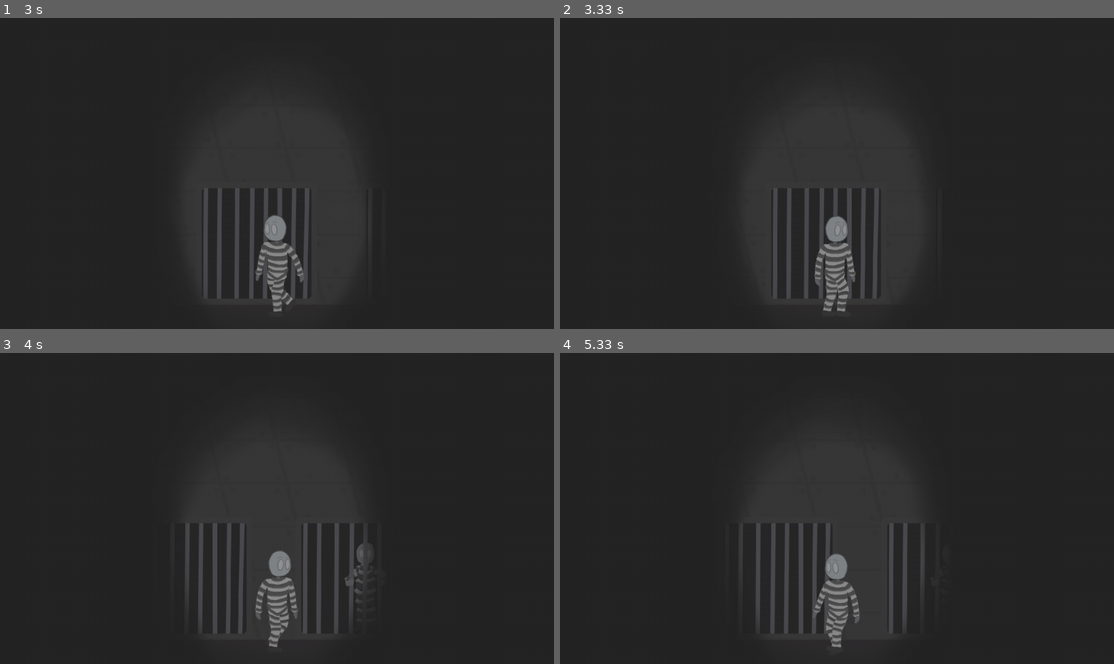
Above: before the commit, frames 1-4 (two rows, left to right).
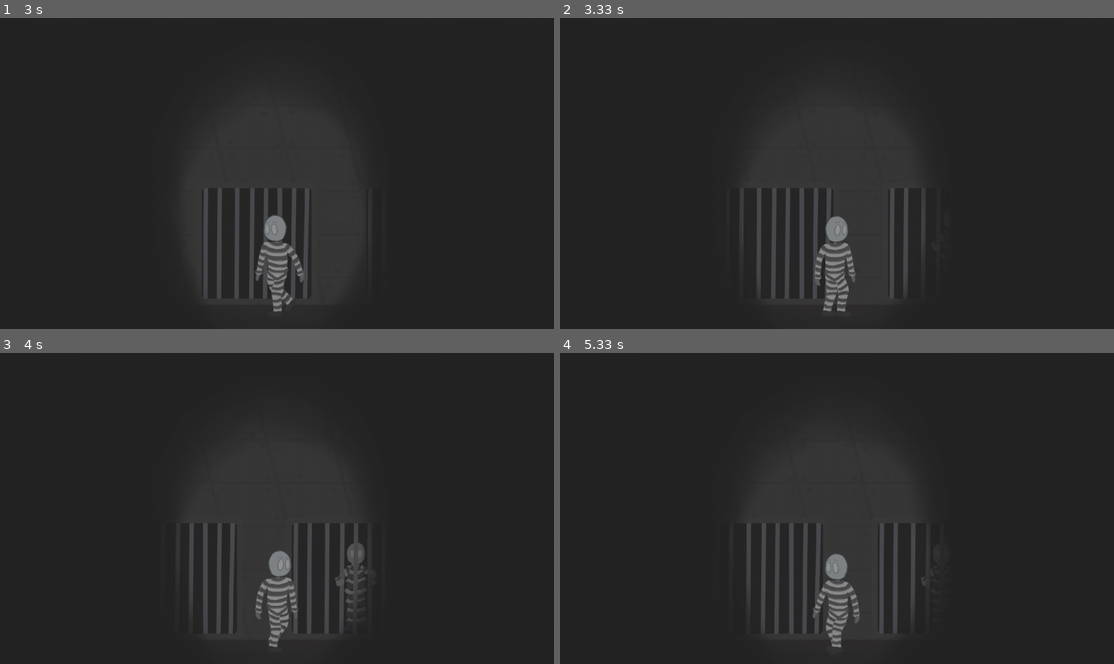
Above: after the commit, the same moments.

Repository: v-like-engine/the-cage-of-mage-pygame
Game: pygame game, started from start_game.py
Same seed, same stepped clock (60 frames per second), same inputs: the game is played once before the commit and once after it.
Inputs (mouse positions are in pixels of both pictures, inside the frame that each line leads up to):
- Up to frame 1 (3 s): click (454, 126) at 0.38 s; hold Left 0.67-1.2 s; move the mouse to (265, 210) at 0.7 s; hold Left 1.23-1.63 s; hold Up 1.67-2.03 s; hold Right 2.07-2.7 s; hold Left from 2.73 s (still down)
- Up to frame 2 (3.33 s): release Left at 3.2 s; hold Shift from 3.23 s (still down); hold Right from 3.23 s (still down)
- Up to frame 3 (4 s): release Shift at 3.7 s; release Right at 3.7 s; hold Right from 3.73 s (still down)
- Up to frame 4 (5.33 s): release Right at 4.2 s; hold Up 4.23-4.53 s; hold Right 4.57-5.03 s; hold Left from 5.07 s (still down)

Frame 1 is identical in both runs. In frame 2, 1.6% of the frame differs, in the area x 35-63%, y 54-91%; in frame 3, 3.6%; in frame 4, 3.7%, in the area x 32-66%, y 54-91%.

Commit message:
Make the prologue end when finished the travel

Diff:
--- a/background_sprites.py
+++ b/background_sprites.py
@@ -23,9 +23,9 @@
         pygame.draw.rect(self.image, pygame.Color('black'), (move_x, move_y, move_x + x, move_y + y))
         self.image.set_alpha(0)
 
-    def move_frame(self, x_diff, ydiff):
+    def move_frame(self, x_diff, y_diff):
         self.rect.x += x_diff
-        self.rect.y += ydiff
+        self.rect.y += y_diff
 
 
 class Decoration(pygame.sprite.Sprite):
@@ -36,6 +36,6 @@
             self.image = pygame.transform.scale(self.image, size)
         self.rect = self.image.get_rect().move(move_x, move_y)
 
-    def move_frame(self, x_diff, ydiff):
+    def move_frame(self, x_diff, y_diff):
         self.rect.x += x_diff
-        self.rect.y += ydiff
+        self.rect.y += y_diff
--- a/door_load.py
+++ b/door_load.py
@@ -10,6 +10,7 @@
         self.y = y
         self.simple_image = load_image('door_frame.png')
         self.opened = load_image('door1.png')
+        self.simple_image = pygame.transform.scale(self.simple_image, (40, 320))
         self.image = self.simple_image
         self.w = self.image.get_width()
         self.h = self.image.get_height()
@@ -19,5 +20,15 @@
         self.is_opened = False
 
     def open(self):
-        self.image = self.opened
-        self.is_opened = True
+        if not self.is_opened:
+            self.image = self.opened
+        else:
+            self.image = self.simple_image
+        self.is_opened = not self.is_opened
+        print(self.is_opened)
+
+    def move_frame(self, x_diff, y_diff):
+        self.rect.x += x_diff
+        self.rect.y += y_diff
+        self.x = self.rect.x
+        self.y = self.rect.y
--- a/level2.py
+++ b/level2.py
@@ -24,7 +24,7 @@
         self.chest.opened_image = pygame.transform.flip(self.chest.opened_image, True, False)
         self.all_sprites.add(self.chest)
         self.mage.add_chest(self.chest)
-        self.door = Door(self.door_group, self.screen, 50, 300)
+        self.door = Door(self.door_group, self.screen, 20, 340)
         self.passed = False
         self.ticks = 0
         self.execute()
--- a/level_mask.py
+++ b/level_mask.py
@@ -50,30 +50,8 @@
         self.ticks = 0
         self.passed = False
 
-    # def execute(self):
-    #     while self.running:
-    #         for event in pygame.event.get():
-    #             self.handle_event(event)
-    #         if self.stop:
-    #             return
-    #         self.loop()
-    #
-    #         self.all_sprites.draw(self.screen)
-    #         self.border_b.draw(self.screen)
-    #         self.borders.draw(self.screen)
-    #         self.mage_group.draw(self.screen)
-    #
-    #         self.mage_group.update(event, 10, self.border_b, self.borders)
-    #
-    #         pygame.display.flip()
-    #         self.clock.tick(self.FPS)
-    #         self.ticks += 1
-    #         self.render()
-    #     self.terminate()
-
     def handle_event(self, event):
         super().handle_event(event)
-        # self.check_movement()
         if event.type == pygame.KEYDOWN:
             if event.key == pygame.K_ESCAPE:
                 pygame.mixer_music.load('data/Arti-Fix - Cybernetic Sect.mp3')
--- a/prologue_level.py
+++ b/prologue_level.py
@@ -1,7 +1,9 @@
 import pygame
 
-from background_sprites import Decoration, Border
+from background_sprites import Decoration
+from door_load import Door
 from effects import ScreenEffect
+from level2 import Level2
 from level_mask import LevelMask
 
 
@@ -26,11 +28,19 @@
         grid4.add(self.decor)
         grid5.add(self.decor)
         grid6.add(self.decor)
+        self.main_door = pygame.sprite.Group()
+        door_bg = Decoration('door_frame_fat.png', -2020, 380, 160, 320)
+        door_bg.add(self.main_door)
+        self.door = Door(self.main_door, self.screen, -1866, 380)
+        self.door.open()
         self.border_coord = 840
         self.ideal_border_coord = 840
         self.border_space = 120
         tma = ScreenEffect('tma.png', 0, 0)
         tma.add(self.tma_effect)
+        self.door_closed = False
+        self.ticks_until_level = 20
+        self.end = False
         self.execute()
 
     def execute(self):
@@ -49,6 +59,7 @@
             self.decor.draw(self.screen)
             self.platforms.draw(self.screen)
             self.mage_group.draw(self.screen)
+            self.main_door.draw(self.screen)
             self.tma_effect.draw(self.screen)
 
             self.check_movement()
@@ -58,24 +69,32 @@
             pygame.display.flip()
             self.clock.tick(self.FPS)
             self.ticks += 1
+            if self.ticks_until_level <= 0:
+                New = Level2(self.width, self.height)
+                self.stop = True
+            elif self.end:
+                self.ticks_until_level -= 1
             self.render()
         self.terminate()
 
     def camera_update(self, x):
         if self.cam_coord + self.mage.width // 2 < self.border_coord or x > 0 or\
                 self.border_coord < self.ideal_border_coord:
-            if self.bg_frames[-1].rect.x + x > 0:
-                x = 0 - self.bg_frames[-1].rect.x
+            if self.bg_frames[-1].rect.x + x > 50:
+                x = 50 - self.bg_frames[-1].rect.x
             for el in self.bg_frames:
                 el.move_frame(x, 0)
             for el in self.decor:
                 el.move_frame(x, 0)
+            for el in self.main_door:
+                el.move_frame(x, 0)
             if x > 0 or self.border_coord < self.ideal_border_coord:
                 self.border_coord -= x
-                print(self.border_coord, self.ideal_border_coord)
             if self.border_coord + self.border_space < self.ideal_border_coord:
                 self.ideal_border_coord = self.border_coord + self.border_space
             self.cam_coord -= x
+            if self.cam_coord <= -1940:
+                self.end_of_the_prologue()
 
     def handle_event(self, event):
         super().handle_event(event)
@@ -88,11 +107,21 @@
         pressed = pygame.key.get_pressed()
         if pressed[pygame.K_LSHIFT]:
             if pressed[pygame.K_LEFT]:
-                self.camera_update(360 / self.FPS)
+                self.camera_update(1660 / self.FPS)
             if pressed[pygame.K_RIGHT]:
-                self.camera_update(-360 / self.FPS)
+                self.camera_update(-1660 / self.FPS)
         elif pressed[pygame.K_LEFT]:
             self.camera_update(240 / self.FPS)
         elif pressed[pygame.K_RIGHT]:
             self.camera_update(-240 / self.FPS)
         self.mage.update(pressed, self.bottom_border, self.borders, self.border_roof)
+
+    def end_of_the_prologue(self):
+        if not self.door_closed:
+            self.door.open()
+            self.door_closed = True
+        self.border_coord = self.cam_coord + self.mage.width // 2
+        self.ideal_border_coord = self.cam_coord + self.mage.width // 2
+        self.border_space = 0
+        self.mage.velocity_change(0, 0, 0)
+        self.end = True
--- a/training.py
+++ /dev/null
@@ -1,61 +0,0 @@
-from background_sprites import Background, Border
-from chest_sprite import Chest
-from hero_classes import Mage
-
-import pygame
-
-FPS = 30
-WIDTH = 1280
-HEIGHT = 720
-pygame.init()
-print('music!!!')
-pygame.mixer_music.load('data/Kytami-Sirens.mp3')
-pygame.mixer_music.play(0, 0.0)
-pygame.mixer_music.set_volume(0.049)
-screen = pygame.display.set_mode((WIDTH, HEIGHT))
-clock = pygame.time.Clock()
-ticks = 0
-all_sprites = pygame.sprite.Group()
-mage_group = pygame.sprite.Group()
-border_b = pygame.sprite.Group()
-borders = pygame.sprite.Group()
-chest_group = pygame.sprite.Group()
-
-
-training_background = Background('training.jpg', 0, -30)
-training_background.add(all_sprites)
-border_bottom = Border(1280, 64, 0, 656)
-border_bottom.add(border_b)
-border_left = Border(32, 720, 0, 0)
-border_right = Border(32, 720, 1248, 0)
-border_left.add(borders)
-border_right.add(borders)
-mage = Mage(50, 0, FPS, chest_group)
-mage.add(all_sprites)
-mage.add(mage_group)
-pygame.key.set_repeat(10)
-running = True
-while running:
-    for event in pygame.event.get():
-        if event.type == pygame.QUIT:
-            running = False
-        if event.type == pygame.KEYDOWN:
-            mage.update(event, 10, border_b, borders)
-        if event.type == pygame.MOUSEBUTTONDOWN:
-            chest = Chest(chest_group, screen, *event.pos)
-            chest_group.add(chest)
-            all_sprites.add(chest)
-            mage.add_chest(chest)
-    screen.fill(pygame.Color("#383636"))
-    all_sprites.draw(screen)
-    border_b.draw(screen)
-    borders.draw(screen)
-    chest_group.draw(screen)
-    mage_group.draw(screen)
-    mage_group.update(event, 10, border_b, borders)
-    chest_group.update()
-    pygame.display.flip()
-    clock.tick(FPS)
-    ticks += 1
-
-pygame.quit()
Renamed: Level4.py -> level4.py
